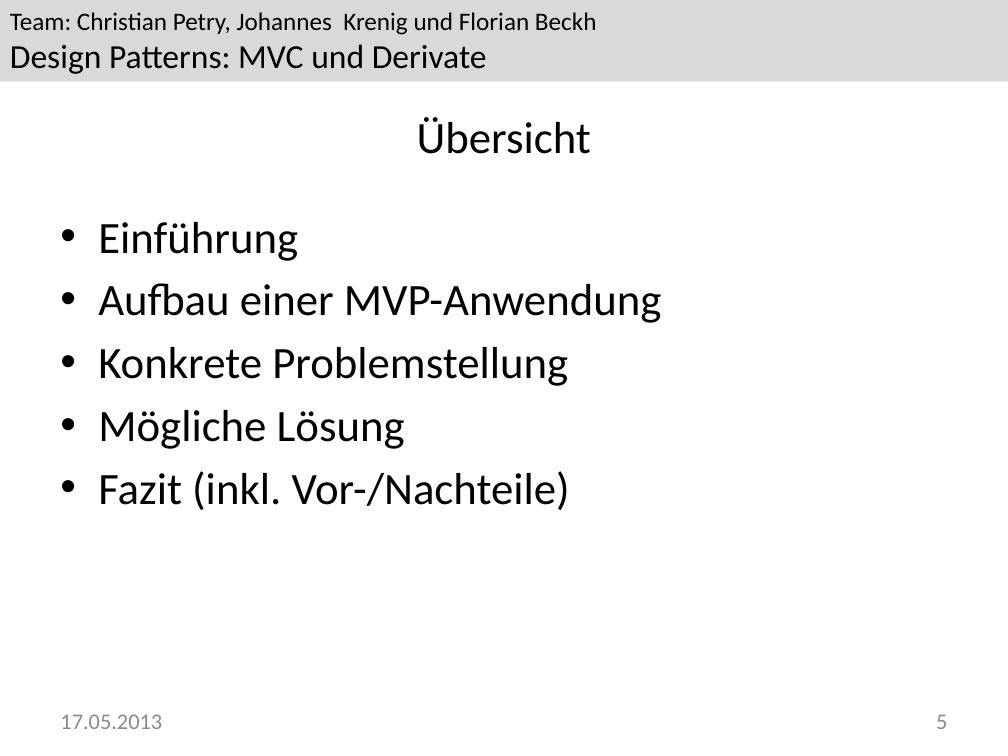
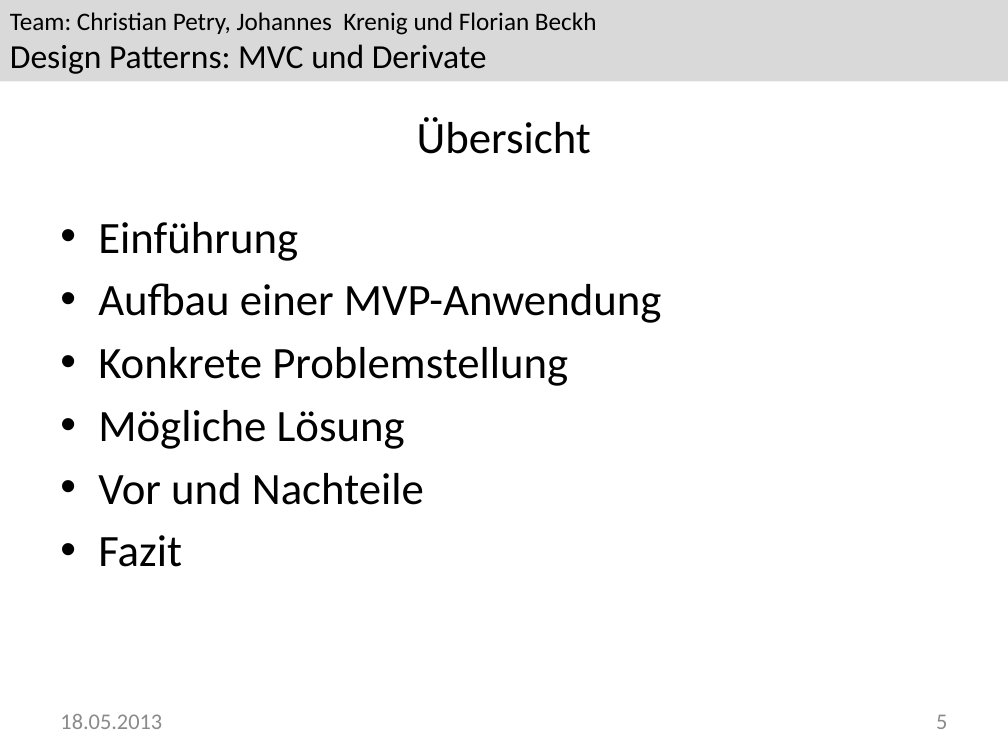
Before and after one commit to Greever/Design-Pattern-MVC, a slide deck: slide 5 of Dokumentation/Praesentation/Praesentation.pptx. Drawn at 1008x756 pixels with LibreOffice and Linux fonts; fonts in the diff are those of the drawing; background and template pictures are left out. Boxes give left, top, right and bottom in pixels: in the first picture for what was removed or moved away, otherwise in the second. Text is boxed around its words. In the diff, an @@ line names an element or a change of style, - is before the commit and + after.

```diff
--- a/Dokumentation/Praesentation/Praesentation.pptx
+++ b/Dokumentation/Praesentation/Praesentation.pptx
@@ text at (x1=98, y1=473, x2=424, y2=567): text changed @@
-• Fazit (inkl. Vor-/Nachteile)
+• Vor und Nachteile
+• Fazit
@@ text at (x1=60, y1=714, x2=162, y2=729): text changed @@
-17.05.2013
+18.05.2013
```
Also in this commit, not shown: 13 other slides changed, 9 slides added, 2 other files.
